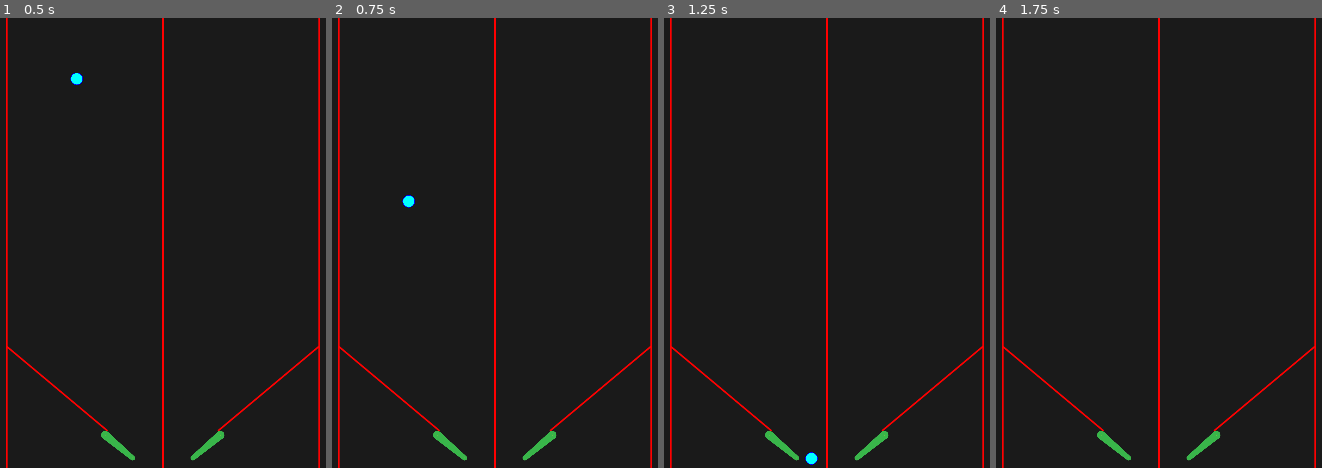
Above: before the commit, frames 1-4 (left to right).
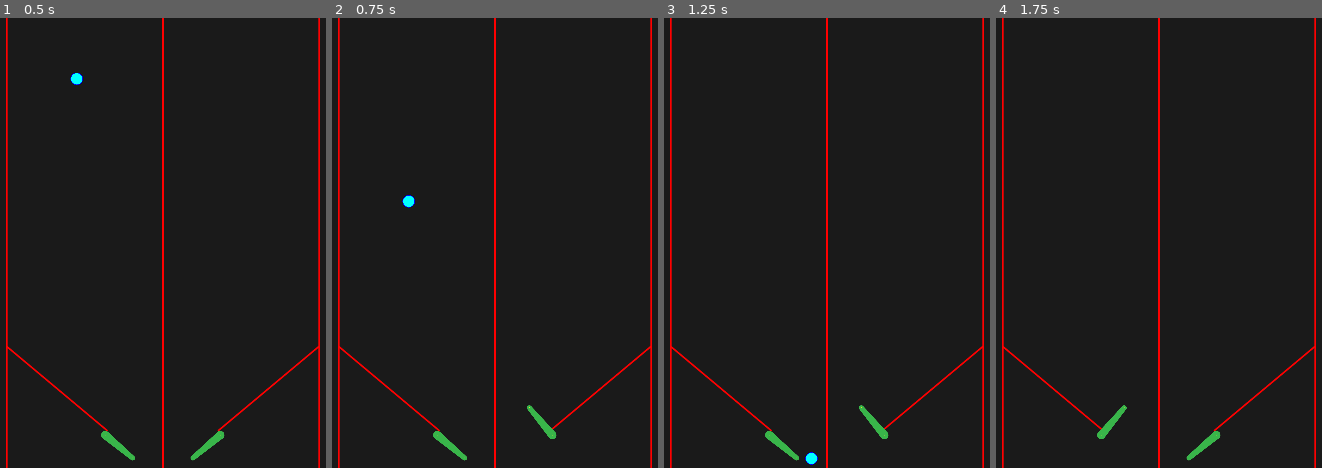
Above: after the commit, the same moments.

Repository: cxhuy/ptd
Game: Godot game, scene res://scenes/game.tscn
The game is run twice, just before and just after one commit, with the same random seed, the same clock (stepped at 60 frames per second) and the same inputs.
Inputs:
- Up to frame 1 (0.5 s): no input
- Up to frame 2 (0.75 s): hold / (rightFlip) from 0.53 s (still down)
- Up to frame 3 (1.25 s): keep holding / (rightFlip)
- Up to frame 4 (1.75 s): tap Enter at 1.25 s; release / (rightFlip) at 1.28 s; hold Z (leftFlip) from 1.28 s (still down)

Frame 1 is identical in both runs. In frame 2, 0.3% of the frame differs, in the area x 58-69%, y 86-99%; in frame 3, 0.3%; in frame 4, 0.3%.

Commit message:
feat: add flipper movements

Diff:
--- a/scenes/leftFlipper.tscn
+++ b/scenes/leftFlipper.tscn
@@ -1,10 +1,11 @@
-[gd_scene load_steps=2 format=3 uid="uid://bhfj71qo8alo3"]
+[gd_scene load_steps=3 format=3 uid="uid://bhfj71qo8alo3"]
 
 [ext_resource type="Texture2D" uid="uid://cmmgrv8ajvgos" path="res://sprites/flipper.svg" id="1_2jgv5"]
+[ext_resource type="Script" path="res://scripts/leftFlipper.gd" id="1_eth3r"]
 
-[node name="LeftFlipper" type="RigidBody2D"]
+[node name="LeftFlipper" type="CharacterBody2D"]
 rotation = 3.14159
-freeze = true
+script = ExtResource("1_eth3r")
 
 [node name="FlipperSprite" type="Sprite2D" parent="."]
 position = Vector2(-40.75, 0)
--- a/scenes/rightFlipper.tscn
+++ b/scenes/rightFlipper.tscn
@@ -1,9 +1,10 @@
-[gd_scene load_steps=2 format=3 uid="uid://d23liiq5o3xd"]
+[gd_scene load_steps=3 format=3 uid="uid://d23liiq5o3xd"]
 
+[ext_resource type="Script" path="res://scripts/rightFlipper.gd" id="1_i6fn8"]
 [ext_resource type="Texture2D" uid="uid://cmmgrv8ajvgos" path="res://sprites/flipper.svg" id="1_p4jl6"]
 
-[node name="RightFlipper" type="RigidBody2D"]
-freeze = true
+[node name="RightFlipper" type="CharacterBody2D"]
+script = ExtResource("1_i6fn8")
 
 [node name="FlipperSprite" type="Sprite2D" parent="."]
 position = Vector2(-40.75, 0)
--- /dev/null
+++ b/scripts/leftFlipper.gd
@@ -0,0 +1,13 @@
+extends CharacterBody2D
+
+var isPressed: bool = false
+var startAngle: int = 220
+var maxAngle: int = 130
+
+
+func _physics_process(delta):
+	if Input.is_action_pressed("leftFlip"):
+		self.rotation_degrees = max(maxAngle, self.rotation_degrees - 5)
+
+	else:
+		self.rotation_degrees = min(startAngle, self.rotation_degrees + 10)
--- /dev/null
+++ b/scripts/rightFlipper.gd
@@ -0,0 +1,13 @@
+extends CharacterBody2D
+
+var isPressed: bool = false
+var startAngle: int = -40
+var maxAngle: int = 50
+
+
+func _physics_process(delta):
+	if Input.is_action_pressed("rightFlip"):
+		self.rotation_degrees = min(maxAngle, self.rotation_degrees + 5)
+
+	else:
+		self.rotation_degrees = max(startAngle, self.rotation_degrees - 10)
